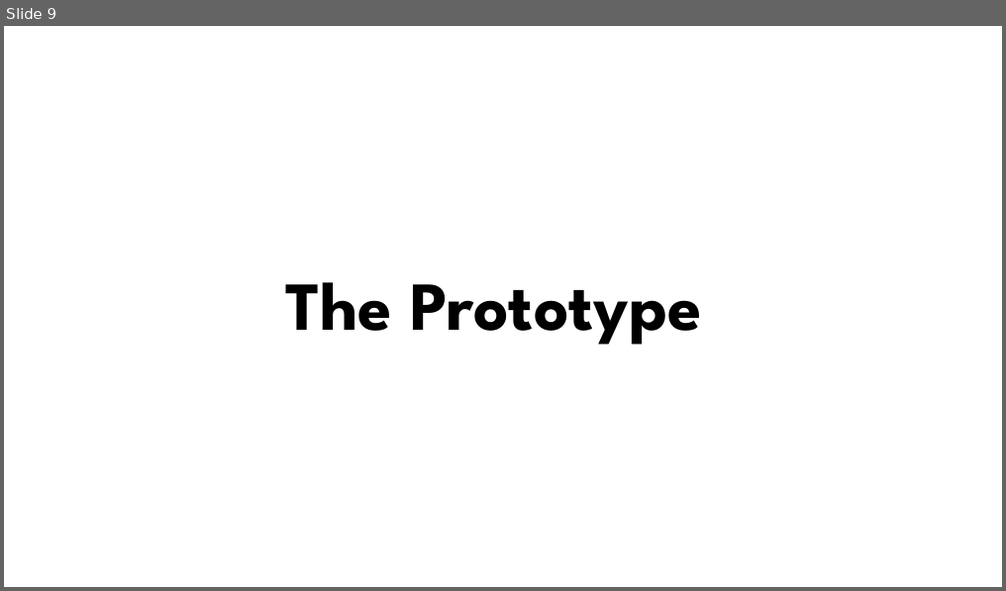
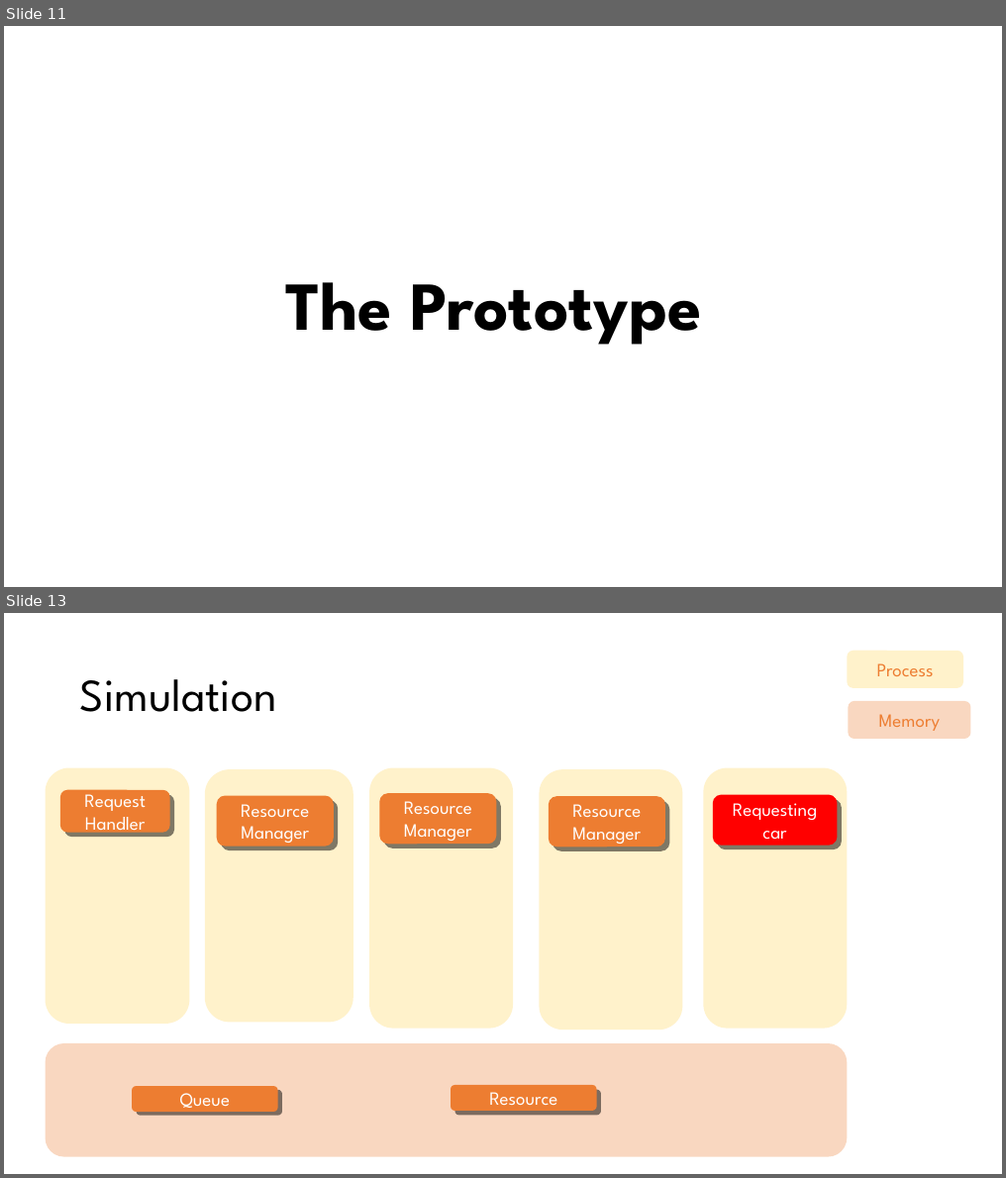
Before and after one commit to Embineer/Embineer, a slide deck: Autonomous traffic system presentation.pptx. Shown one above the other, each under a label of ours: slide 9 before the commit, slides 11 and 13 after it; the slides between them are not shown. The pictures are 1006x591 and 1006x1178 pixels, drawn with LibreOffice and Linux fonts; fonts in the diff are those of the drawing. Boxes give left, top, right and bottom in pixels: in the first picture for what was removed or moved away, otherwise in the second. Text is boxed around its words. In the diff, an @@ line names an element or a change of style, - is before the commit and + after.

```diff
--- a/Autonomous traffic system presentation.pptx
+++ b/Autonomous traffic system presentation.pptx
@@ slide 13 added at [4, 613, 1002, 1174], background #FFFFFF @@
@@ rounded rectangle added at [846, 651, 963, 688], fill #FFE699 at 50% opacity, 18 pt, text #ED7D31 @@
+Process
@@ title added at [80, 679, 277, 712], 44 pt, text #000000 @@
+Simulation
@@ rounded rectangle added at [848, 701, 971, 739], fill #F4B183 at 50% opacity, 18 pt, text #ED7D31 @@
+Memory
@@ rounded rectangle added at [46, 768, 190, 1024], fill #FFE699 at 50% opacity @@
@@ rounded rectangle added at [60, 789, 169, 833], fill #ED7D31, 18 pt, text #FFFFFF @@
+Request Handler
@@ rounded rectangle added at [205, 769, 352, 1023], fill #FFE699 at 50% opacity @@
@@ rounded rectangle added at [369, 768, 513, 1029], fill #FFE699 at 50% opacity @@
@@ rounded rectangle added at [540, 769, 683, 1030], fill #FFE699 at 50% opacity @@
@@ rounded rectangle added at [703, 768, 846, 1029], fill #FFE699 at 50% opacity @@
@@ rounded rectangle added at [64, 794, 174, 837], fill #000000 at 50% opacity @@
@@ rounded rectangle added at [217, 796, 334, 847], fill #ED7D31, 18 pt, text #FFFFFF @@
+Resource Manager
@@ rounded rectangle added at [221, 800, 338, 851], fill #000000 at 50% opacity @@
@@ rounded rectangle added at [380, 793, 497, 845], fill #ED7D31, 18 pt, text #FFFFFF @@
+Resource Manager
@@ rounded rectangle added at [384, 798, 501, 849], fill #000000 at 50% opacity @@
@@ rounded rectangle added at [548, 796, 665, 848], fill #ED7D31, 18 pt, text #FFFFFF @@
+Resource Manager
@@ rounded rectangle added at [552, 801, 669, 852], fill #000000 at 50% opacity @@
@@ rounded rectangle added at [713, 795, 838, 846], fill #FF0000, 18 pt, text #FFFFFF @@
+Requesting car
@@ rounded rectangle added at [718, 799, 842, 851], fill #000000 at 50% opacity @@
@@ rounded rectangle added at [46, 1044, 846, 1157], fill #F4B183 at 50% opacity @@
@@ rounded rectangle added at [132, 1086, 278, 1112], fill #ED7D31, 18 pt, text #FFFFFF @@
+Queue
@@ rounded rectangle added at [450, 1085, 597, 1111], fill #ED7D31, 18 pt, text #FFFFFF @@
+Resource
@@ rounded rectangle added at [137, 1090, 282, 1115], fill #000000 at 50% opacity @@
@@ rounded rectangle added at [454, 1090, 601, 1115], fill #000000 at 50% opacity @@
@@ what was slide 9 is now slide 11 @@
```
Also in this commit, not shown: 2 slides changed, 2 other slides added.
